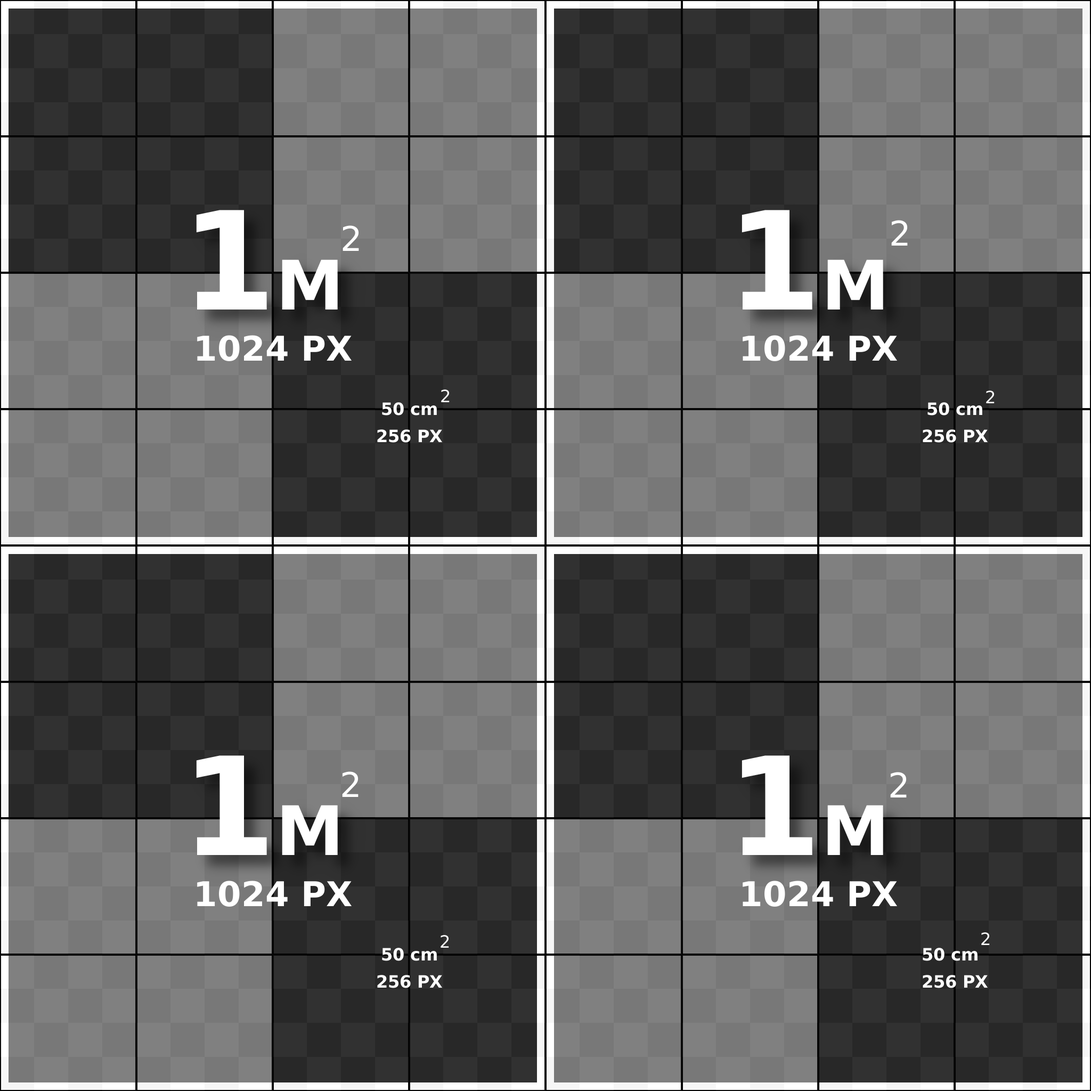
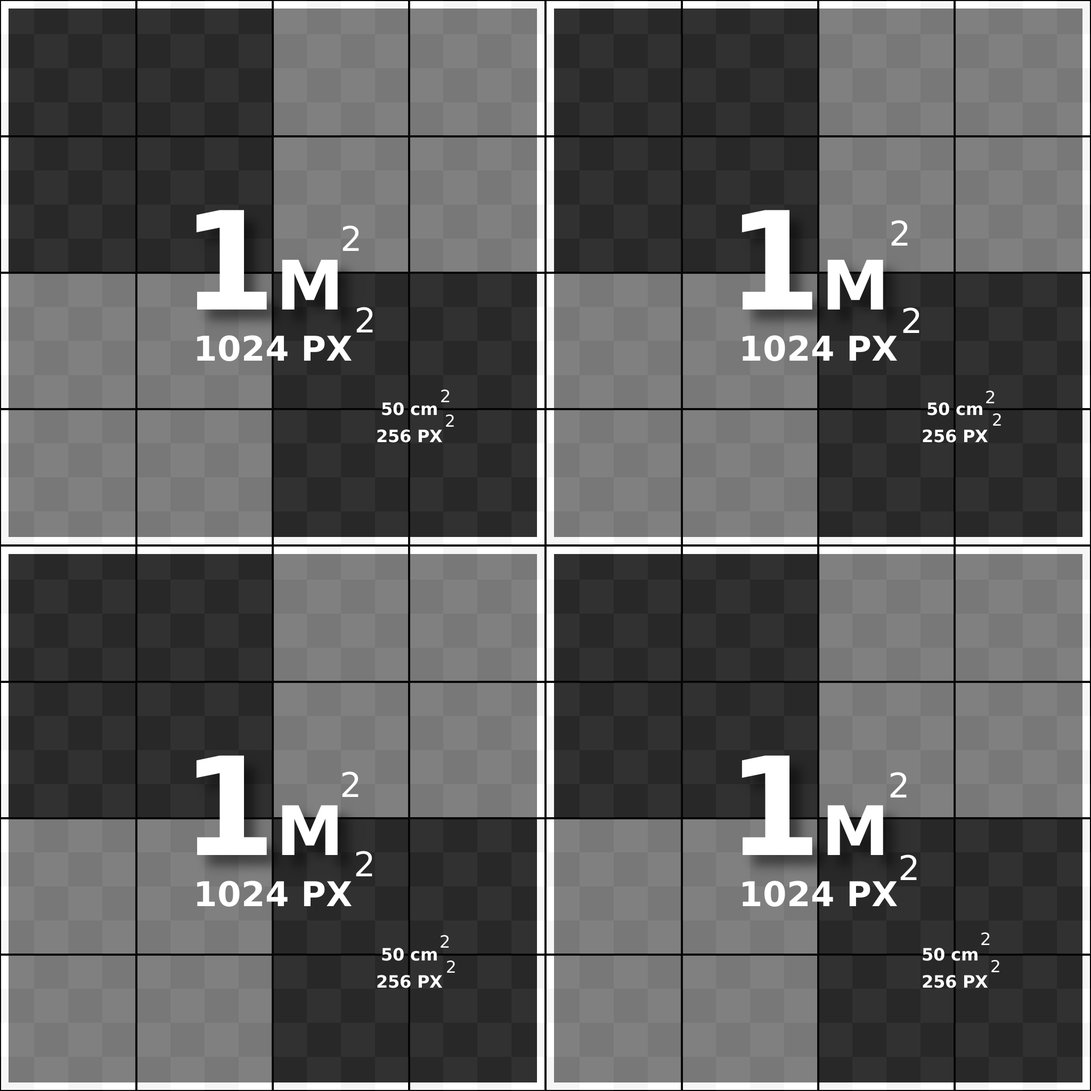
Layer changes from the first 1091px x 1091px image to the second:
added group "algunnos 2 mas" with 8 layers in group "SegundaCuadricula" over [356, 306, 1002, 974]
added layer "2 #9" in group "algunnos 2 mas" over [356, 851, 373, 877]
added layer "2 #10" in group "algunnos 2 mas" over [356, 306, 374, 333]
added layer "2 #12" in group "algunnos 2 mas" over [900, 854, 918, 881]
added layer "2 #11" in group "algunnos 2 mas" over [903, 307, 920, 334]
added layer "2 #13" in group "algunnos 2 mas" over [991, 960, 1000, 973]
added layer "2 #14" in group "algunnos 2 mas" over [993, 413, 1002, 426]
added layer "2 #15" in group "algunnos 2 mas" over [446, 414, 455, 427]
added layer "2 #16" in group "algunnos 2 mas" over [447, 960, 456, 974]
